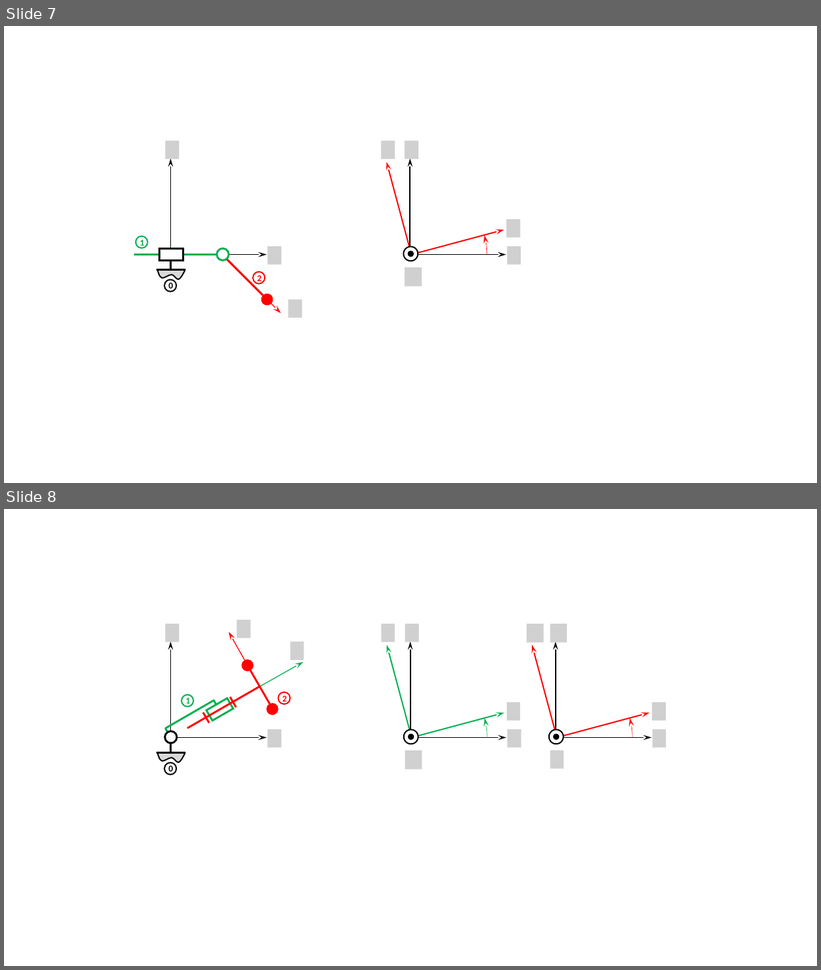
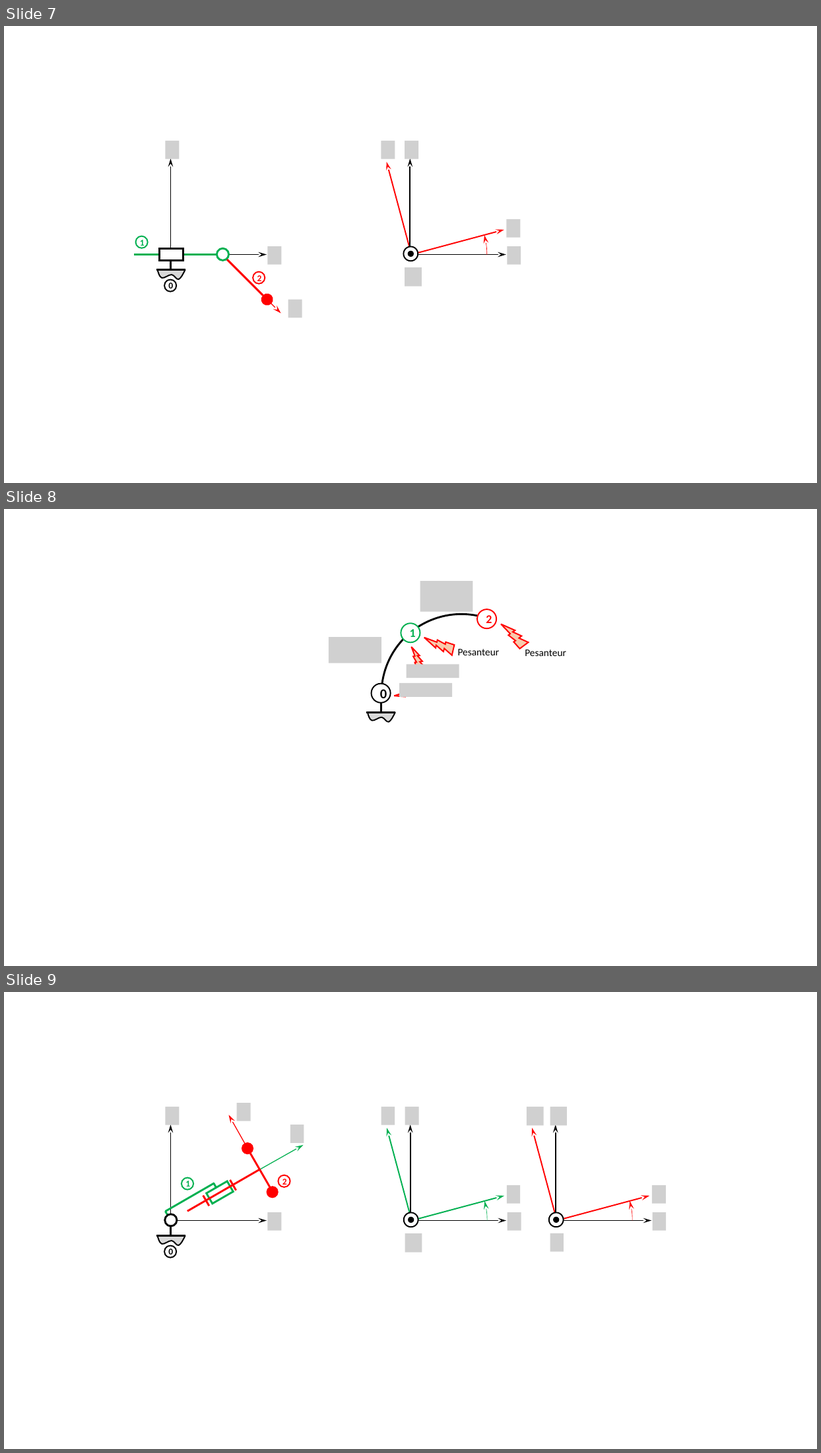
Before and after one commit to xpessoles/ExercicesCompetences, a slide deck: MecanismesDeBase/Figures.pptx. Shown one above the other, each under a label of ours: slides 7 and 8 before the commit, slides 7, 8 and 9 after it. The pictures are 821x970 and 821x1453 pixels, drawn with LibreOffice and Linux fonts; fonts in the diff are those of the drawing; grey boxes stand for pictures; background and template pictures are left out. Boxes give left, top, right and bottom in pixels: in the first picture for what was removed or moved away, otherwise in the second. Text is boxed around its words. In the diff, an @@ line names an element or a change of style, - is before the commit and + after.

```diff
--- a/MecanismesDeBase/Figures.pptx
+++ b/MecanismesDeBase/Figures.pptx
@@ slide 8 added at bbox=[4, 509, 817, 966], background #FFFFFF @@
@@ picture added at bbox=[420, 581, 473, 611] @@
@@ arc (boxed as its full ellipse) added at bbox=[382, 614, 541, 774], outline #000000 2.25 pt @@
@@ ellipse added at bbox=[401, 624, 420, 642], fill #FFFFFF, outline #00B050 1.5 pt, 14 pt, text #00B050, bold @@
+1
@@ ellipse added at bbox=[477, 609, 496, 628], fill #FFFFFF, outline #FF0000 1.5 pt, 14 pt, text #FF0000, bold @@
+2
@@ lightning bolt added at bbox=[501, 620, 529, 651], fill #F8CBAD, outline #FF0000 1.5 pt @@
@@ picture added at bbox=[329, 637, 382, 663] @@
@@ lightning bolt added at bbox=[406, 647, 430, 671], fill #F8CBAD, outline #FF0000 1.5 pt @@
@@ lightning bolt added at bbox=[424, 630, 457, 661], fill #F8CBAD, outline #FF0000 1.5 pt @@
@@ picture added at bbox=[407, 665, 459, 679] @@
@@ text added at bbox=[458, 649, 500, 656], 12 pt, text #000000 @@
+Pesanteur
@@ text added at bbox=[525, 650, 566, 656], 12 pt, text #000000 @@
+Pesanteur
@@ ellipse added at bbox=[371, 683, 390, 702], fill #FFFFFF, outline #000000 1.5 pt, 16 pt, text #000000, bold @@
+0
@@ lightning bolt added at bbox=[395, 681, 418, 706], fill #F8CBAD, outline #FF0000 1.5 pt @@
@@ picture added at bbox=[399, 683, 452, 698] @@
@@ line added from (381, 703) to (381, 712), #000000 2.25 pt @@
@@ line added from (395, 713) to (366, 713), #000000 2.25 pt @@
@@ freeform shape added at bbox=[368, 712, 395, 722], fill #D9D9D9, outline #000000 1.5 pt @@
@@ what was slide 8 is now slide 9 @@
```
Also in this commit, not shown: 2 other files.
